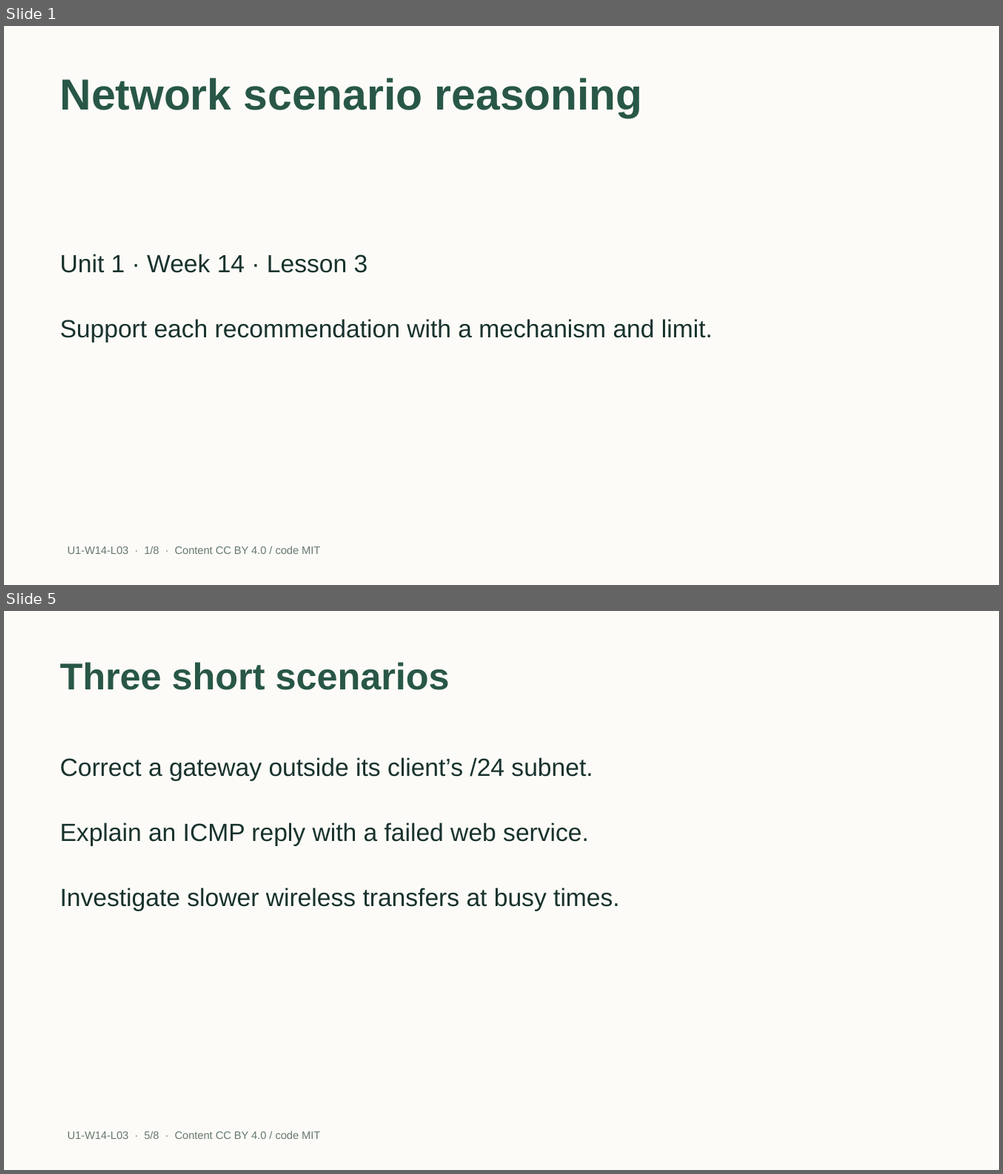
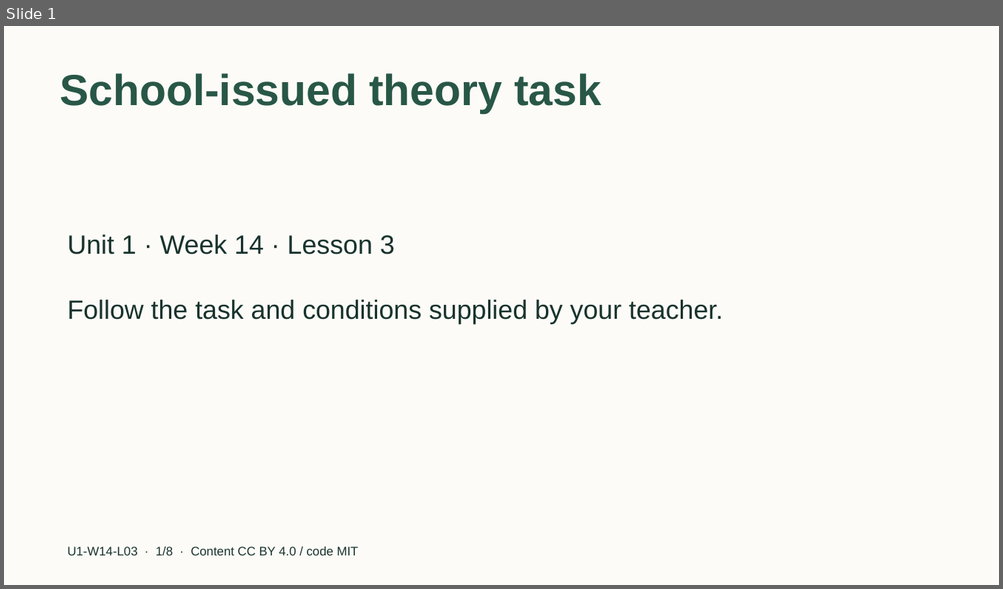
Before and after one commit to EdugenIO/cs-atar-textbook, a slide deck: dist/slides/u1-w14-l03.pptx. Shown one above the other, each under a label of ours: slides 1 and 5 before the commit, slide 1 after it; the slides between them are not shown. The pictures are 1003x1174 and 1003x589 pixels, drawn with LibreOffice and Linux fonts; fonts in the diff are those of the drawing. Boxes give left, top, right and bottom in pixels: in the first picture for what was removed or moved away, otherwise in the second. Text is boxed around its words. In the diff, an @@ line names an element or a change of style, - is before the commit and + after.

```diff
--- a/dist/slides/u1-w14-l03.pptx
+++ b/dist/slides/u1-w14-l03.pptx
@@ slide 5 removed at [4,611,999,1170], background #FCFBF7 @@
@@ title removed at [60,662,449,690] @@
-Three short scenarios
@@ text removed at [60,758,592,781] @@
-Correct a gateway outside its client’s /24 subnet.
@@ text removed at [60,823,589,846] @@
-Explain an ICMP reply with a failed web service.
@@ text removed at [60,888,620,911] @@
-Investigate slower wireless transfers at busy times.
@@ text removed at [68,1131,320,1139] @@
-U1-W14-L03 · 5/8 · Content CC BY 4.0 / code MIT
@@ slide 1 changed as well @@
@@ title at [60,73,601,113]: text changed @@
-Network scenario reasoning
+School-issued theory task
@@ text "Unit 1 · Week 14 ..." at [68,235,395,255]: size 24 to 25.5 pt; vertical alignment middle to top @@
@@ text "Follow the task and conditions ..." at [68,300,723,324]: vertical alignment middle to top @@
@@ text at [68,300,723,324]: text changed; size 24 to 25.5 pt @@
-Support each recommendation with a mechanism and limit.
+Follow the task and conditions supplied by your teacher.
@@ text "U1-W14-L03 · 1/8 · Content ..." at [68,547,358,556]: size 10.5 to 12 pt, text colour #66786F to #18322D @@
```
Also in this commit, not shown: 7 slides added, 6 other slides removed, 40 other files.
